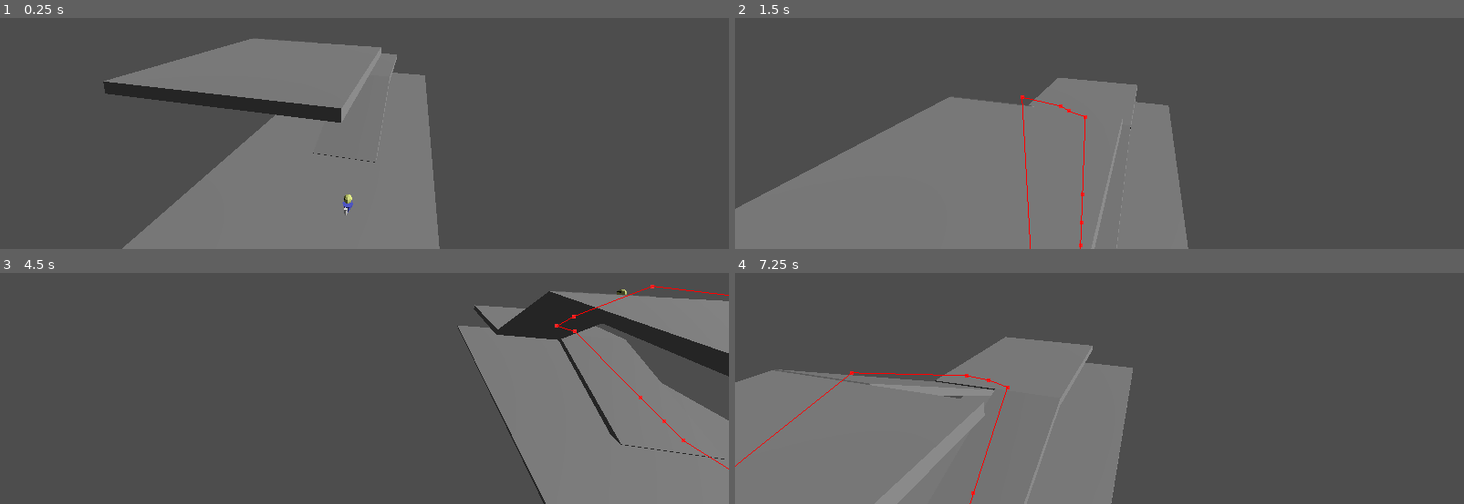
Above: before the commit, frames 1-4 (two rows, left to right).
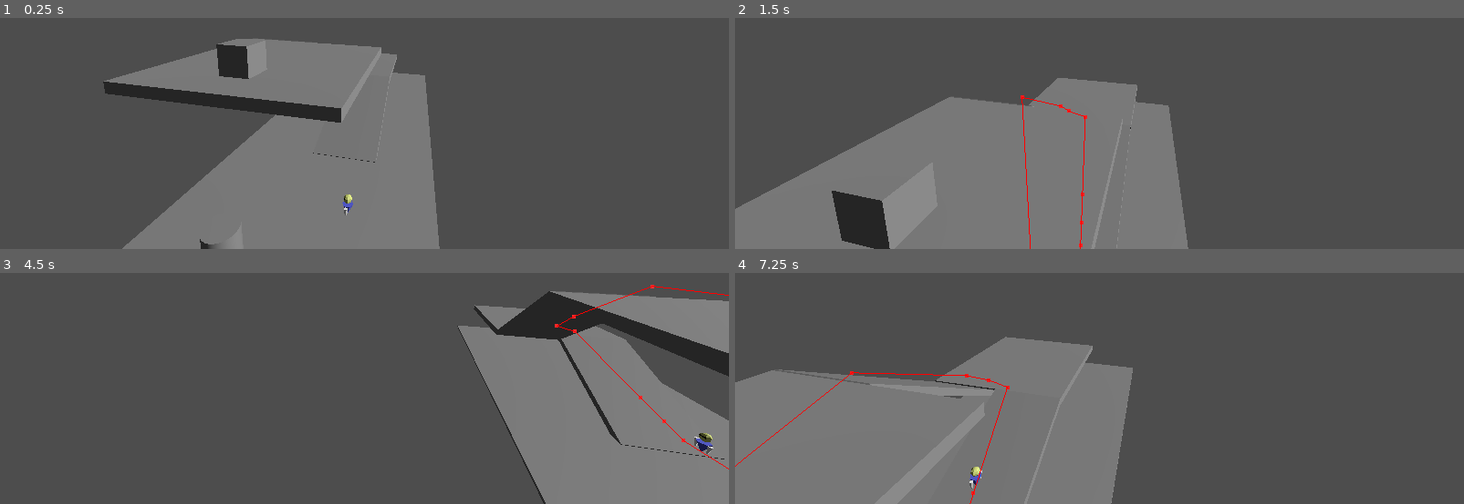
Above: after the commit, the same moments.

Repository: TimurBysky/GOAP-Test
Game: Godot game, scene res://board.tscn
The game is run twice, just before and just after one commit, with the same random seed, the same clock (stepped at 60 frames per second) and the same inputs.
Inputs (mouse positions are in pixels of both pictures, inside the frame that each line leads up to):
- Up to frame 1 (0.25 s): no input
- Up to frame 2 (1.5 s): tap Enter at 0.5 s; move the mouse to (1063, 126) at 0.52 s; hold E 0.53-1.28 s; hold W from 0.53 s (still down); click (1063, 126) at 0.67 s; move the mouse to (1318, 105) at 1.27 s; tap Q at 1.35 s
- Up to frame 3 (4.5 s): move the mouse to (outside the picture) at 2.02 s; release W at 2.03 s; hold Shift 2.03-2.78 s; hold A 2.03-3.53 s; move the mouse to (400, 300) at 2.77 s; tap E at 2.85 s; click (400, 300) at 2.92 s; move the mouse to (outside the picture) at 3.52 s; hold S 3.53-4.28 s; hold Q 3.53-4.28 s; move the mouse to (524, 279) at 4.27 s; hold D from 4.28 s (still down); tap Shift at 4.35 s
- Up to frame 4 (7.25 s): move the mouse to (953, 319) at 5.02 s; release D at 5.03 s; hold W 5.03-5.78 s; hold E 5.03-5.78 s; click (953, 319) at 5.17 s; move the mouse to (outside the picture) at 5.77 s; hold D from 5.78 s (still down); tap Q at 5.85 s; move the mouse to (1063, 381) at 6.52 s; hold Shift from 6.53 s (still down)

The runs differ from the first frame. In frame 1, 0.7% of the frame differs, in the area x 27-35%, y 9-100%; in frame 2, 1.4%, in the area x 13-22%, y 74-100%; in frame 3, 0.2%; in frame 4, 0.1%.

Commit message:
Подготовка к GOAP

Diff:
--- a/agent_2.tscn
+++ b/agent_2.tscn
@@ -5,10 +5,11 @@
 [node name="Agent2" instance=ExtResource("1_xle3w")]
 
 [node name="Skeleton3D" parent="Armature_001" index="2"]
+bones/1/scale = Vector3(1, 0.901126, 1)
 bones/2/rotation = Quaternion(-2.66925e-08, 2.66925e-08, 0.707107, 0.707107)
-bones/3/rotation = Quaternion(4.21608e-09, -5.76012e-08, 0.707107, 0.707107)
+bones/3/rotation = Quaternion(0.247312, 0.247312, 0.662448, 0.662448)
 bones/4/rotation = Quaternion(-2.66925e-08, -2.66925e-08, -0.707107, 0.707107)
-bones/5/rotation = Quaternion(-5.76012e-08, -4.21608e-09, -0.707107, 0.707107)
+bones/5/rotation = Quaternion(-0.188177, 0.188177, -0.681608, 0.681608)
 
 [node name="AnimationPlayer" parent="." index="1"]
 autoplay = "Idle"
--- a/board.tscn
+++ b/board.tscn
@@ -1,8 +1,10 @@
-[gd_scene load_steps=6 format=3 uid="uid://m6f0waa737k6"]
+[gd_scene load_steps=8 format=3 uid="uid://m6f0waa737k6"]
 
 [ext_resource type="PackedScene" uid="uid://cftfy8gabmxwd" path="res://simple_agent.tscn" id="1_p0ybc"]
 [ext_resource type="Script" uid="uid://cemkucpr8o5tr" path="res://navigation_manager.gd" id="2_8l818"]
 [ext_resource type="Script" uid="uid://w2ovhjl15ijx" path="res://camera_3d.gd" id="3_jqgjh"]
+[ext_resource type="PackedScene" uid="uid://bogqbyn6ka1oy" path="res://box.tscn" id="4_jqgjh"]
+[ext_resource type="PackedScene" uid="uid://c4agrwv0v5c2s" path="res://delivery_point.tscn" id="5_vf5bc"]
 
 [sub_resource type="Environment" id="Environment_4mug4"]
 
@@ -58,3 +60,9 @@
 [node name="Camera3D" type="Camera3D" parent="."]
 transform = Transform3D(0.192439, 0.195343, -0.96167, 0.0281027, 0.978488, 0.204383, 0.980907, -0.0663567, 0.18281, -8.25271, 8.45019, 2.81912)
 script = ExtResource("3_jqgjh")
+
+[node name="Box" parent="." instance=ExtResource("4_jqgjh")]
+transform = Transform3D(1, 0, 0, 0, 1, 0, 0, 0, 1, -0.958814, 6.21811, -2.45718)
+
+[node name="DeliveryPoint" parent="." instance=ExtResource("5_vf5bc")]
+transform = Transform3D(1, 0, 0, 0, 1, 0, 0, 0, 1, -3, 1, -2)
--- /dev/null
+++ b/box.tscn
@@ -0,0 +1,13 @@
+[gd_scene load_steps=3 format=3 uid="uid://bogqbyn6ka1oy"]
+
+[sub_resource type="BoxShape3D" id="BoxShape3D_oyhfb"]
+
+[sub_resource type="BoxMesh" id="BoxMesh_g2tbl"]
+
+[node name="Box" type="CharacterBody3D"]
+
+[node name="CollisionShape3D" type="CollisionShape3D" parent="."]
+shape = SubResource("BoxShape3D_oyhfb")
+
+[node name="MeshInstance3D" type="MeshInstance3D" parent="."]
+mesh = SubResource("BoxMesh_g2tbl")
--- /dev/null
+++ b/delivery_point.tscn
@@ -0,0 +1,14 @@
+[gd_scene load_steps=3 format=3 uid="uid://c4agrwv0v5c2s"]
+
+[sub_resource type="CylinderMesh" id="CylinderMesh_3cu31"]
+
+[sub_resource type="CylinderShape3D" id="CylinderShape3D_8rpph"]
+
+[node name="DeliveryPoint" type="StaticBody3D"]
+
+[node name="MeshInstance3D" type="MeshInstance3D" parent="."]
+mesh = SubResource("CylinderMesh_3cu31")
+skeleton = NodePath("../CollisionShape3D")
+
+[node name="CollisionShape3D" type="CollisionShape3D" parent="."]
+shape = SubResource("CylinderShape3D_8rpph")
--- a/simple_agent.gd
+++ b/simple_agent.gd
@@ -1,13 +1,154 @@
 extends CharacterBody3D
 class_name CharacterBot
 
-@export var movement_speed: float = 4.0
+@export var movement_speed: float = 1.0
 @onready var navigation_agent: NavigationAgent3D = get_node("NavigationAgent3D")
 @onready var animation: AnimationPlayer = get_node("Agent2/AnimationPlayer")
+
+
+# Состояние мира (world state)
+var world_state = {
+	"has_energy": true,
+	"has_money": false,
+	"has_food": true,
+	"is_hungry": false
+}
+
+# Определим возможные действия
+var actions = {
+	"Sleep": {
+		"preconditions": {"has_energy": false},
+		"effects": {"has_energy": true},
+		"cost": 1
+	},
+	"Work": {
+		"preconditions": {"has_energy": true, "has_food": true},
+		"effects": {"has_money": true, "has_energy": false},
+		"cost": 3
+	},
+	"Eat": {
+		"preconditions": {"is_hungry": true, "has_food": true},
+		"effects": {"is_hungry": false, "has_food": false},
+		"cost": 2
+	}
+}
+
+# Определим возможные цели
+var goals = {
+	"BeRested": {
+		"condition": {"has_energy": true},
+		"priority": 1
+	},
+	"EarnMoney": {
+		"condition": {"has_money": true},
+		"priority": 3
+	},
+	"BeFed": {
+		"condition": {"is_hungry": false},
+		"priority": 2
+	}
+}
+
+func test_goap():
+	print("=== Начальное состояние ===")
+	print_state(world_state)
+
+	# Выбираем цель
+	var current_goal = choose_goal()
+	print("\nВыбранная цель: ", current_goal)
+
+	# Планируем действия
+	var plan = plan_actions(current_goal)
+	print("\nПлан действий: ", plan)
+
+	# Выполняем план
+	execute_plan(plan)
+
+	print("\n=== Конечное состояние ===")
+	print_state(world_state)
+
+func choose_goal():
+	# Выбираем цель с наивысшим приоритетом, которая еще не выполнена
+	var best_goal = null
+	var best_priority = -1
+
+	for goal_name in goals:
+		var goal = goals[goal_name]
+		if not is_state_match(world_state, goal["condition"]) and goal["priority"] > best_priority:
+			best_goal = goal_name
+			best_priority = goal["priority"]
+
+	return best_goal
+
+func plan_actions(goal_name):
+	var goal = goals[goal_name]
+	var target_state = goal["condition"].duplicate()
+
+	var plan = []
+	var current_state = world_state.duplicate()
+
+	while not is_state_match(current_state, target_state):
+		var best_action = null
+		var best_action_cost = INF
+		var best_action_effects = {}
+
+		# Ищем действие, которое приближает нас к цели
+		for action_name in actions:
+			var action = actions[action_name]
+
+			# Проверяем, можно ли выполнить это действие
+			if is_state_match(current_state, action["preconditions"]):
+				# Проверяем, помогает ли это действие достичь цели
+				if helps_achieve_goal(action["effects"], target_state, current_state):
+					if action["cost"] < best_action_cost:
+						best_action = action_name
+						best_action_cost = action["cost"]
+						best_action_effects = action["effects"]
+
+		if best_action == null:
+			print("Не могу найти подходящее действие для достижения цели!")
+			return []
+
+		plan.append(best_action)
+		# Применяем эффекты действия к текущему состоянию
+		for effect in best_action_effects:
+			current_state[effect] = best_action_effects[effect]
+
+	return plan
+
+func helps_achieve_goal(effects, target_state, current_state):
+	# Проверяем, помогает ли действие достичь цели
+	for key in target_state:
+		if key in effects and effects[key] == target_state[key] and current_state[key] != target_state[key]:
+			return true
+	return false
+
+func execute_plan(plan):
+	for action in plan:
+		print("\nВыполняем действие: ", action)
+		var action_data = actions[action]
+		# Применяем эффекты действия
+		for effect in action_data["effects"]:
+			world_state[effect] = action_data["effects"][effect]
+		print("Новое состояние: ")
+		print_state(world_state)
+
+func is_state_match(state, conditions):
+	# Проверяем, удовлетворяет ли состояние условиям
+	for key in conditions:
+		if not key in state or state[key] != conditions[key]:
+			return false
+	return true
+
+func print_state(state):
+	for key in state:
+		print(key, ": ", state[key])
+
 
 func _ready() -> void:
 	navigation_agent.velocity_computed.connect(Callable(_on_velocity_computed))
 	animation.play("Idle")
+	test_goap()
 
 func set_movement_target(movement_target: Vector3):
 	navigation_agent.set_target_position(movement_target)
